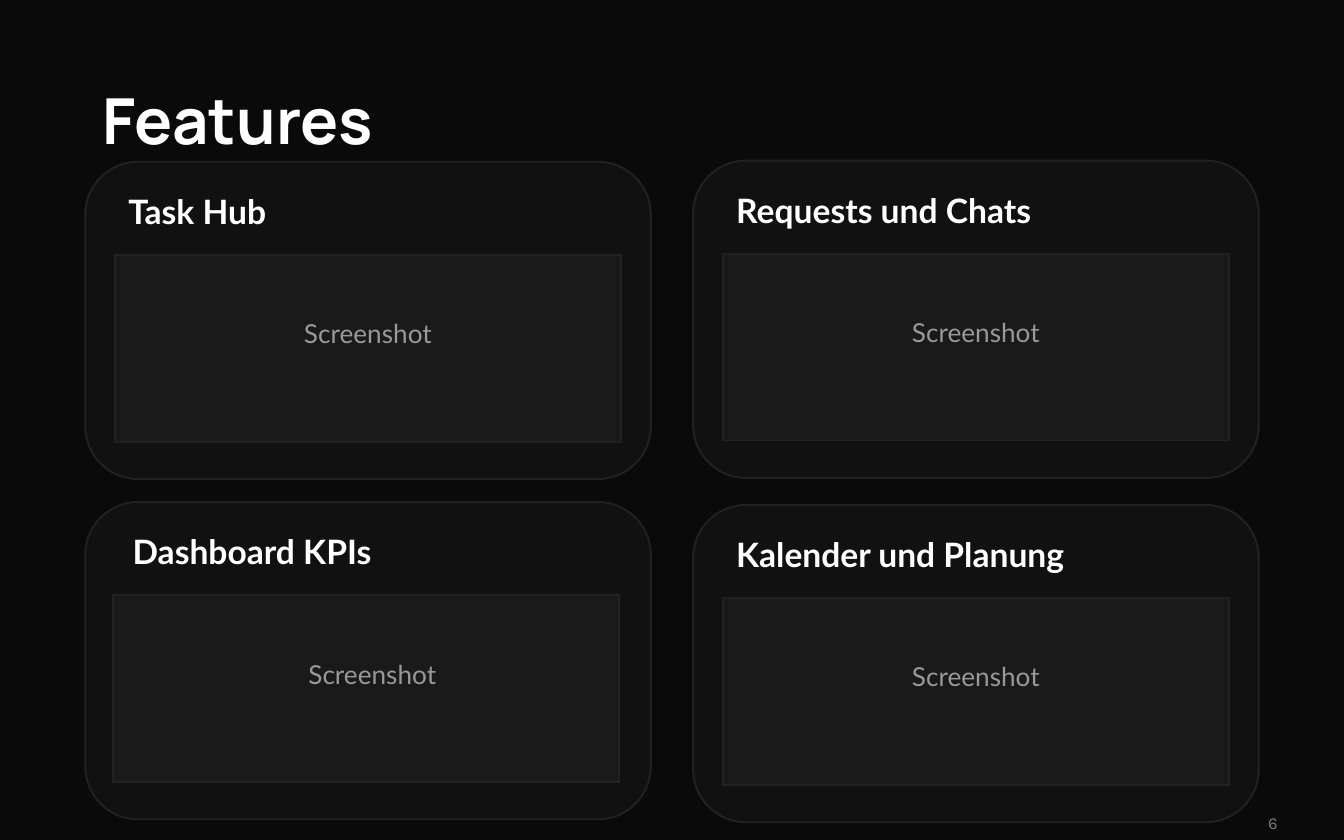
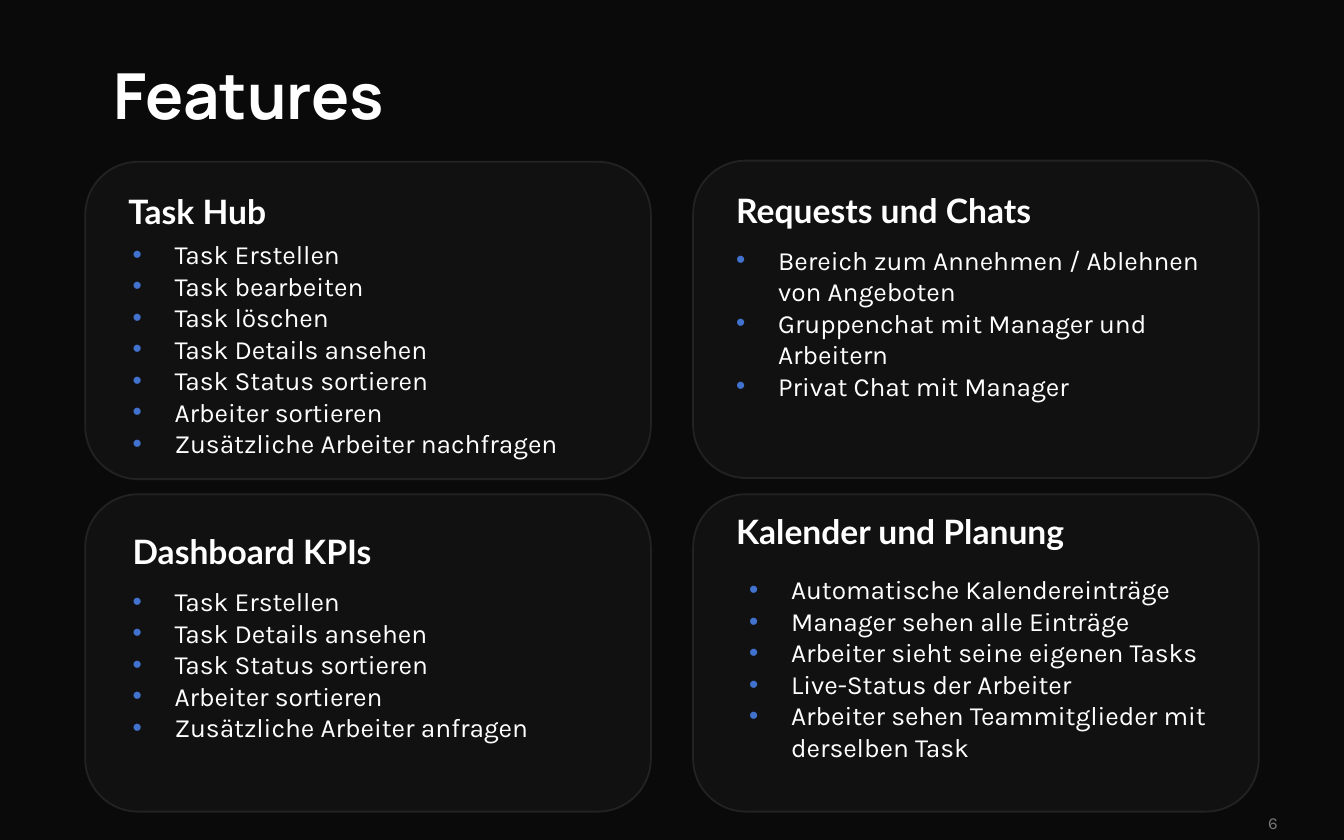
Before and after one commit to Moe-Hammad/ManagementApp, a slide deck: slide 6 of frontend/Mage.pptx. Drawn at 1344x840 pixels with LibreOffice and Linux fonts; fonts in the diff are those of the drawing. Boxes give left, top, right and bottom in pixels: in the first picture for what was removed or moved away, otherwise in the second. Text is boxed around its words. In the diff, an @@ line names an element or a change of style, - is before the commit and + after.

```diff
--- a/frontend/Mage.pptx
+++ b/frontend/Mage.pptx
@@ text "Features": place and size @@
-text "Features" at box(103, 98, 373, 145)
+text "Features" at box(114, 73, 384, 120)
@@ rectangle removed at box(116, 255, 621, 442) @@
@@ text added at box(175, 246, 557, 460), 14 pt, text #FFFFFF @@
+• Task Erstellen
+• Task bearbeiten
+• Task löschen
+• Task Details ansehen
+• Task Status sortieren
+• Arbeiter sortieren
+• Zusätzliche Arbeiter nachfragen
@@ rectangle removed at box(723, 254, 1228, 441) @@
@@ text added at box(778, 252, 1199, 402), 14 pt, text #FFFFFF @@
+• Bereich zum Annehmen / Ablehnen von Angeboten
+• Gruppenchat mit Manager und Arbeitern
+• Privat Chat mit Manager
@@ text removed at box(304, 324, 432, 343) @@
-Screenshot
@@ text removed at box(912, 323, 1040, 342) @@
-Screenshot
@@ rounded rectangle: place and size @@
-rounded rectangle at box(85, 501, 650, 818)
+rounded rectangle at box(85, 495, 650, 812)
@@ rounded rectangle: place and size @@
-rounded rectangle at box(694, 505, 1259, 823)
+rounded rectangle at box(694, 495, 1259, 812)
@@ text "Kalender und Planung": place and size @@
-text "Kalender und Planung" at box(736, 542, 1064, 573)
+text "Kalender und Planung" at box(736, 519, 1064, 550)
@@ rectangle removed at box(113, 595, 618, 782) @@
@@ text added at box(175, 593, 528, 743), 14 pt, text #FFFFFF @@
+• Task Erstellen
+• Task Details ansehen
+• Task Status sortieren
+• Arbeiter sortieren
+• Zusätzliche Arbeiter anfragen
@@ rectangle removed at box(723, 598, 1228, 785) @@
@@ text added at box(791, 581, 1206, 758), 14 pt, text #FFFFFF @@
+• Automatische Kalendereinträge
+• Manager sehen alle Einträge
+• Arbeiter sieht seine eigenen Tasks
+• Live-Status der Arbeiter
+• Arbeiter sehen Teammitglieder mit derselben Task
@@ text removed at box(308, 665, 436, 684) @@
-Screenshot
@@ text removed at box(912, 667, 1040, 686) @@
-Screenshot
```
Also in this commit, not shown: 3 other slides changed, 7 other files.
